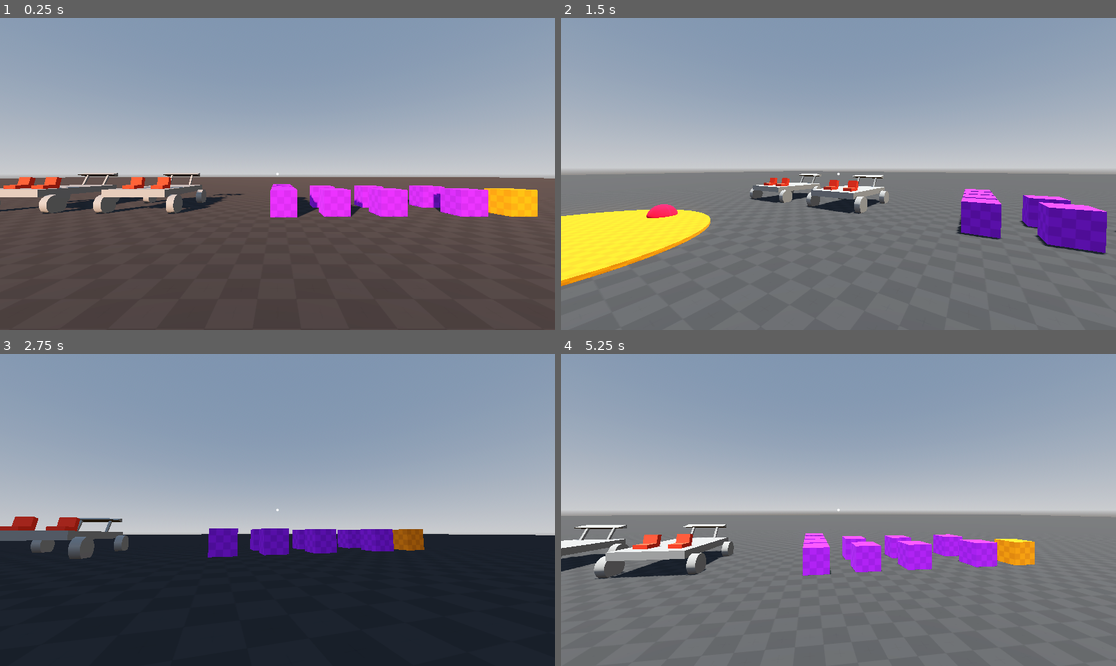
Above: before the commit, frames 1-4 (two rows, left to right).
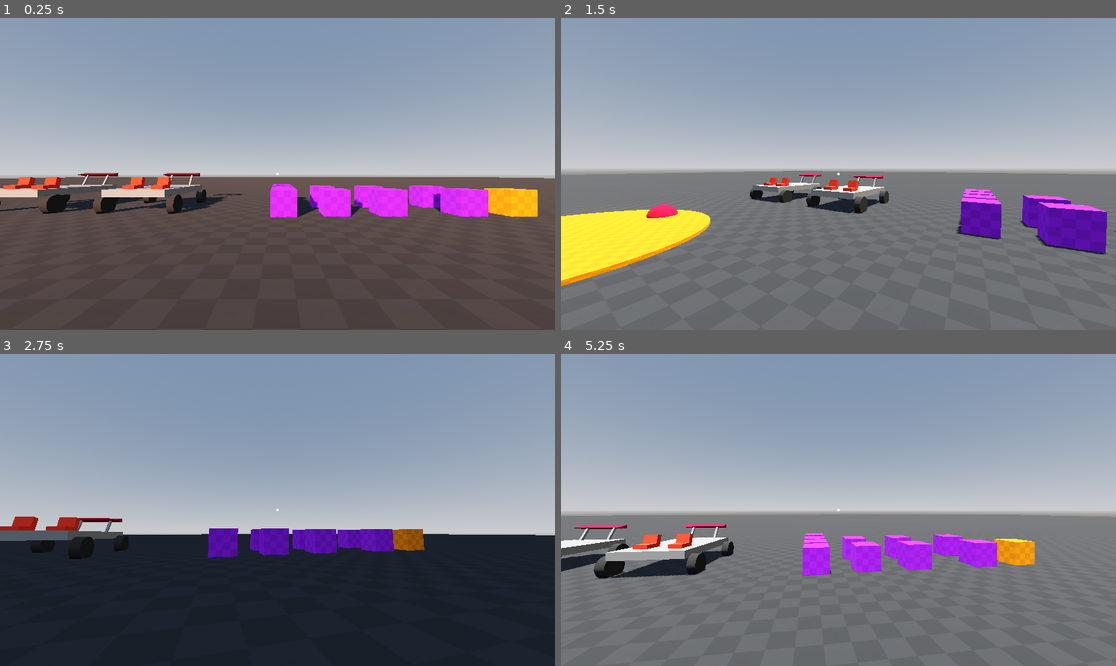
Above: after the commit, the same moments.

Repository: robb83/godot-multiplayer-sandbox-3d
Game: Godot game, scene res://scenes/levels/map_001.tscn
Two runs of this game, one before a commit and one after it. Both use one fixed random seed, a clock stepped at 60 frames per second and the inputs below. This scene is started directly instead of the project's main scene. Sound files missing from this copy of the repository are replaced by a short silence.
Inputs (mouse positions are in pixels of both pictures, inside the frame that each line leads up to):
- Up to frame 1 (0.25 s): no input
- Up to frame 2 (1.5 s): move the mouse to (866, 174) at 0.52 s; hold P (admin_time_speedup) from 0.53 s (still down); click (866, 174) at 0.6 s; tap Space (move_jump) at 0.77 s; move the mouse to (810, 174) at 1.27 s; right-click (810, 174) at 1.35 s
- Up to frame 3 (2.75 s): keep holding P (admin_time_speedup); tap Space (move_jump) at 1.52 s; move the mouse to (288, 503) at 2.02 s; hold Ctrl (move_crouch) from 2.03 s (still down)
- Up to frame 4 (5.25 s): keep holding P (admin_time_speedup); tap Enter at 2.75 s; move the mouse to (832, 516) at 2.77 s; release Ctrl (move_crouch) at 2.78 s; tap Shift (move_run) at 2.85 s; tap Space (move_jump) at 3.02, 3.77, 4.52 s; move the mouse to (877, 513) at 3.52 s; tap F (vehicle_hazard) at 3.6 s; move the mouse to (794, 506) at 4.27 s; tap K (vehicle_highbeam) at 4.35 s; move the mouse to (844, 510) at 5.02 s; hold H (vehicle_horn) from 5.03 s (still down)

The runs differ from the first frame. In frame 1, 0.8% of the frame differs, in the area x 0-38%, y 49-63%; in frame 2, 0.5%; in frame 3, 0.6%; in frame 4, 0.8%.
Error in both runs: Invalid access to property or key 'current_map' on a base object of type 'CharacterBody3D (Player)'. (res://objects/player_input.gd:80)

Commit message:
feat: simple vehicle logic for testing

Diff:
--- a/objects/vehicle_car.tscn
+++ b/objects/vehicle_car.tscn
@@ -1,7 +1,9 @@
 [gd_scene format=3 uid="uid://crclfbh4hxcc5"]
 
 [ext_resource type="Script" uid="uid://b8dejrequ5xqa" path="res://objects/vehicle_car.gd" id="1_7vf3j"]
+[ext_resource type="Material" uid="uid://6w7h161ai2l0" path="res://resources/vehicle_car_wheel.tres" id="2_3oxka"]
 [ext_resource type="AudioStream" uid="uid://cvwvcwvh4f0e8" path="res://assets/freesounds/748027__dmitry_mansurev64__sedan-engine-loop.ogg" id="2_i18a2"]
+[ext_resource type="Material" uid="uid://da3ial3wt8ruc" path="res://resources/vehicle_car_spoiler.tres" id="2_jossu"]
 [ext_resource type="AudioStream" uid="uid://ci51r5aooyvrf" path="res://assets/freesounds/434819__dersuperanton__blinker-in-car_edited.ogg" id="3_ijgw1"]
 [ext_resource type="AudioStream" uid="uid://bfhbun5gte4dq" path="res://assets/freesounds/828939__splicesound__1933-austin-10-clifton-roadster-horn_edited.ogg" id="4_xfqwl"]
 
@@ -135,6 +137,7 @@
 [node name="Body2" type="MeshInstance3D" parent="." unique_id=1496143043]
 transform = Transform3D(1.9106855e-15, 4.371139e-08, 1, 1, -4.371139e-08, 0, 4.371139e-08, 1, -4.371139e-08, 0, 0.76221645, -2.1598525)
 mesh = SubResource("PrismMesh_jossu")
+surface_material_override/0 = ExtResource("2_jossu")
 
 [node name="Body3" type="MeshInstance3D" parent="." unique_id=1374995513]
 transform = Transform3D(1, 0, 0, 0, 0.8660254, 0.5, 0, -0.5, 0.8660254, 0.6, 0.4, -2)
@@ -151,7 +154,7 @@
 transform = Transform3D(1, 0, 0, 0, 1, 0, 0, 0, 1, 1.45, -0.4, 1.6)
 use_as_steering = true
 wheel_radius = 0.4
-wheel_friction_slip = 1.0
+wheel_friction_slip = 10.0
 suspension_travel = 0.3
 suspension_stiffness = 20.0
 damping_compression = 2.0
@@ -160,12 +163,13 @@
 [node name="WheelMesh" type="MeshInstance3D" parent="Wheel_FR" unique_id=1974899767]
 transform = Transform3D(-4.371139e-08, -1, 0, 1, -4.371139e-08, 0, 0, 0, 1, 0, 0, 0)
 mesh = SubResource("CylinderMesh_7vf3j")
+surface_material_override/0 = ExtResource("2_3oxka")
 
 [node name="Wheel_RL" type="VehicleWheel3D" parent="." unique_id=368176311]
 transform = Transform3D(1, 0, 0, 0, 1, 0, 0, 0, 1, -1.45, -0.4, -1.4)
 use_as_traction = true
 wheel_radius = 0.4
-wheel_friction_slip = 1.0
+wheel_friction_slip = 10.0
 suspension_travel = 0.3
 suspension_stiffness = 20.0
 damping_compression = 2.0
@@ -174,12 +178,13 @@
 [node name="WheelMesh" type="MeshInstance3D" parent="Wheel_RL" unique_id=869193096]
 transform = Transform3D(-4.371139e-08, -1, 0, 1, -4.371139e-08, 0, 0, 0, 1, 0, 0, 0)
 mesh = SubResource("CylinderMesh_7vf3j")
+surface_material_override/0 = ExtResource("2_3oxka")
 
 [node name="Wheel_RR" type="VehicleWheel3D" parent="." unique_id=1234832852]
 transform = Transform3D(1, 0, 0, 0, 1, 0, 0, 0, 1, 1.45, -0.4, -1.4)
 use_as_traction = true
 wheel_radius = 0.4
-wheel_friction_slip = 1.0
+wheel_friction_slip = 10.0
 suspension_travel = 0.3
 suspension_stiffness = 20.0
 damping_compression = 2.0
@@ -188,12 +193,13 @@
 [node name="WheelMesh" type="MeshInstance3D" parent="Wheel_RR" unique_id=1826255058]
 transform = Transform3D(-4.371139e-08, -1, 0, 1, -4.371139e-08, 0, 0, 0, 1, 0, 0, 0)
 mesh = SubResource("CylinderMesh_7vf3j")
+surface_material_override/0 = ExtResource("2_3oxka")
 
 [node name="Wheel_FL" type="VehicleWheel3D" parent="." unique_id=1836508783]
 transform = Transform3D(1, 0, 0, 0, 1, 0, 0, 0, 1, -1.45, -0.4, 1.6)
 use_as_steering = true
 wheel_radius = 0.4
-wheel_friction_slip = 1.0
+wheel_friction_slip = 10.0
 suspension_travel = 0.3
 suspension_stiffness = 20.0
 damping_compression = 2.0
@@ -202,6 +208,7 @@
 [node name="WheelMesh" type="MeshInstance3D" parent="Wheel_FL" unique_id=675440159]
 transform = Transform3D(-4.371139e-08, -1, 0, 1, -4.371139e-08, 0, 0, 0, 1, 0, 0, 0)
 mesh = SubResource("CylinderMesh_7vf3j")
+surface_material_override/0 = ExtResource("2_3oxka")
 
 [node name="LightFrontRight" type="SpotLight3D" parent="." unique_id=575549530]
 transform = Transform3D(1, 0, 0, 0, -0.9986295, -0.05233605, 0, 0.05233605, -0.9986295, -0.8, 0, 2.099)
